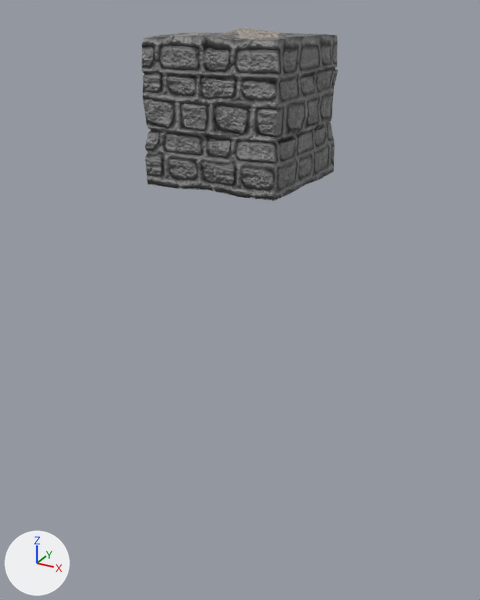
The Blender file Assets/Kotamade/DungeonTiles.blend, before and after one commit.
One viewpoint serves both versions: a 50 mm lens placed at (4.95, -9.12, 1.4), pointed at (-0.18, 0.2, -3.26). The axes (+X, +Y, +Z) are drawn at lower left. The lights are the same throughout.

Names of what the first picture shows: 'Wall-convcol'.
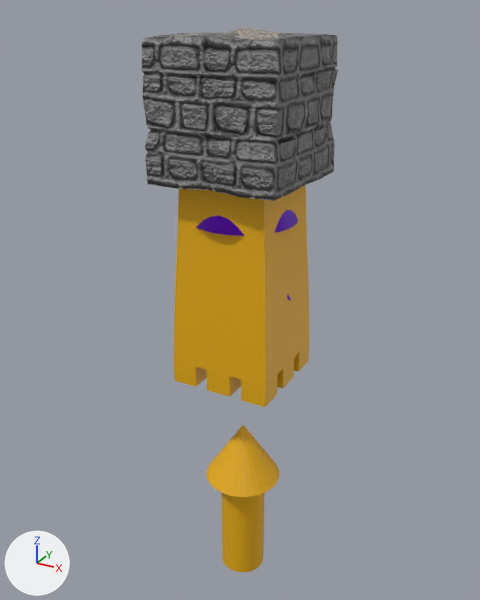
Pixel boxes [x1, y1, x2, y2] of what changed, in the pictures (480 x 600 px):
'TowerSpawnDev', added (yellow)
    after: [174, 185, 309, 572]
'EnemySpawnDev', added (purple)
    after: [196, 210, 298, 301]

Edits to the bpy script that builds the scene:
```text
Add mat_towerorangedev:
    mat_towerorangedev = principled_material('TowerOrangeDev')
    mat_towerorangedev.base_color = (0.8, 0.42, 0.0)  # yellow #e7ad00
Add mat_enemypurpdev:
    mat_enemypurpdev = principled_material('EnemyPurpDev')
    mat_enemypurpdev.base_color = (0.191, 0.0, 0.8)  # purple #7900e7
Add me_towerspawndev:
    me_towerspawndev.from_pydata(...)  # 547 vertices, 515 faces; spans x -0.88..0.88, y -0.88..0.88, z -8.87..0.0
    me_towerspawndev.materials.append(mat_towerorangedev)  # yellow #e7ad00
Add me_enemyspawndev:
    me_enemyspawndev.from_pydata(...)  # 582 vertices, 611 faces; spans x -0.89..0.89, y -0.88..0.88, z -2.98..-0.02
    me_enemyspawndev.materials.append(mat_enemypurpdev)  # purple #7900e7
Add ob_towerspawndev:
    ob_towerspawndev = bpy.data.objects.new('TowerSpawnDev', me_towerspawndev)
    ob_towerspawndev.location = (0.0, 0.0, 0.0)
Add ob_enemyspawndev:
    ob_enemyspawndev = bpy.data.objects.new('EnemySpawnDev', me_enemyspawndev)
    ob_enemyspawndev.location = (0.0, 0.0, 0.0)
```
